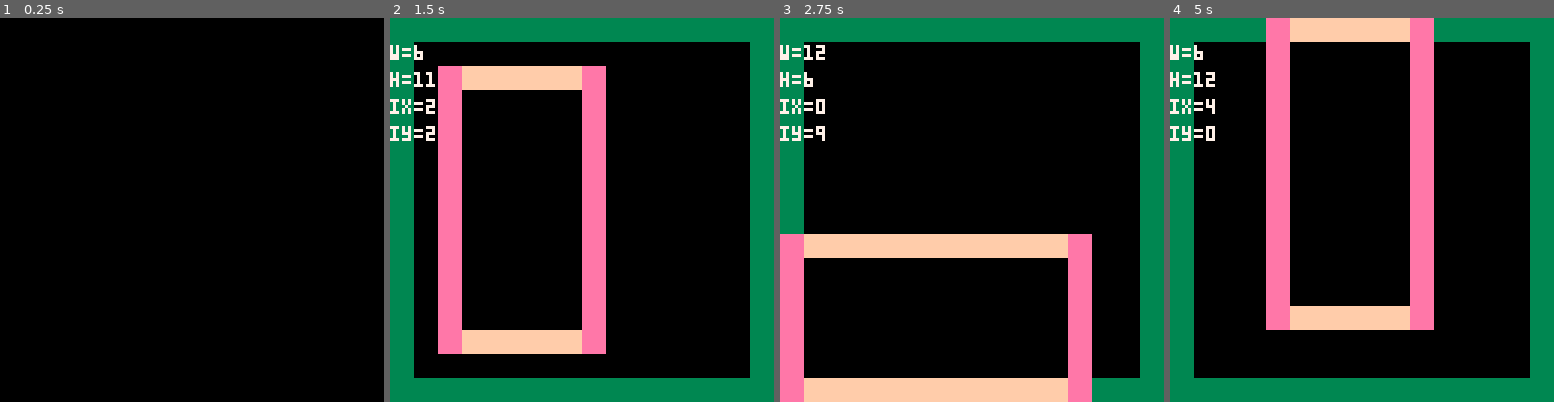
Above: before the commit, frames 1-4 (left to right).
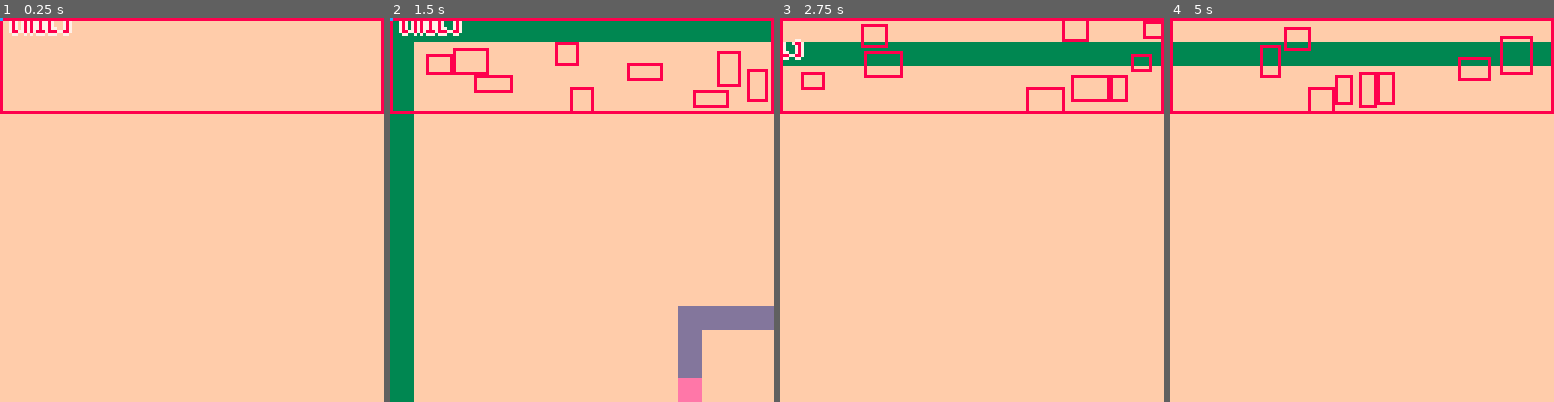
Above: after the commit, the same moments.

Repository: eduszesz/shmup
Game: PICO-8 cartridge rooms.p8
The game is run twice, just before and just after one commit, with the same random seed, the same clock (stepped at 60 frames per second) and the same inputs.
Inputs:
- Up to frame 1 (0.25 s): no input
- Up to frame 2 (1.5 s): tap O (Z key) at 0.7 s
- Up to frame 3 (2.75 s): hold Right 1.6-2.1 s; tap O (Z key) at 1.7, 2.1, 2.5 s; hold Up 2.15-2.42 s; hold Right from 2.47 s (still down)
- Up to frame 4 (5 s): tap O (Z key) every 0.4 s from 2.9 to 4.9 s; release Right at 3.03 s; hold Left 3.08-3.58 s; hold Down 3.63-3.97 s; hold Right 4.02-4.68 s; hold Up from 4.73 s (still down)

The runs differ from the first frame. In frame 1, 100% of the frame differs, in the area x 0-100%, y 0-100%; in frame 2, 86%; in frame 3, 91%; in frame 4, 96%.

Commit message:
p8 file for random level generation experiments

Diff:
--- a/rooms.p8
+++ b/rooms.p8
@@ -3,62 +3,177 @@
 __lua__
 function _init()
 	debug={}
+	rooms={}
+	camx=0
+	camy=0
+	dx=0
+	dy=0
 
 end
 
 function _update()
+	dx=0
+	dy=0
 	if btnp(🅾️) then
-		for x=1,14 do
-			for y=1,14 do
-				mset(x,y,0)
+		clearmap()
+		mkmaze()
+	end
+
+	if btnp(⬆️) then
+		dy=-8
+	end
+	if btnp(⬇️) then
+		dy=8
+	end
+	if btnp(⬅️) then
+		dx=-8
+	end
+	if btnp(➡️) then
+		dx=8
+	end
+	camx+=dx
+	camy+=dy
+
+end
+
+function _draw()
+	cls(15)
+	map()
+	camera(camx,camy)
+	prdebug()
+	drrooms()
+end
+
+function mkmaze()
+	local minrooms=6
+	local maxrooms=13
+	local maxw=12
+	local maxh=12
+	local nrooms=flr(rnd(maxrooms-minrooms))+minrooms
+
+
+	for x=0,127 do
+		mset(x,0,2)
+		mset(x,31,2)
+	end
+	for y=0,31 do
+		mset(0,y,2)
+		mset(127,y,2)
+	end
+	while #rooms<nrooms do
+		for i=1, nrooms-#rooms do
+			local w=maxw-flr(rnd(8))
+			local h=maxh-flr(rnd(8))
+			local ix=flr(rnd(128-w))
+			local iy=flr(rnd(32-h))
+			local r={x=ix,
+												y=iy,
+												x2=w,
+												y2=h,
+												d=false,
+												box={x1=0,y1=0,x2=w,y2=h}}
+
+			add(rooms,r)
+		end
+		for j=1,#rooms do
+			for i=1,#rooms do
+				if j!=i then
+					if coll(rooms[j],rooms[i]) then
+							rooms[j].d=true
+					end
+				end
+			end
+		end
+		for r in all(rooms) do
+			if r.d then
+				del(rooms,r)
 			end
 		end
 
-		for x=0,15 do
-			mset(x,0,2)
-			mset(x,15,2)
-		end
-		for y=0,15 do
-			mset(0,y,2)
-			mset(15,y,2)
-		end
-
-		local w=flr(rnd(8))+6
-		local h=flr(rnd(8))+6
-		local ix=flr(rnd(16-w))
-		local iy=flr(rnd(16-h))
-
-		debug[1]="w="..tostr(w)
-		debug[2]="h="..tostr(h)
-		debug[3]="ix="..tostr(ix)
-		debug[4]="iy="..tostr(iy)
+	end
+	for r in all(rooms) do
+		local ix=r.x
+		local iy=r.y
+		local w=r.x2
+		local h=r.y2
 
 		for x=0,w do
 				mset(x+ix,iy,1)
 				mset(x+ix,iy+h,1)
+				if x==flr(w/2) then
+					mset(x+ix,iy,3)
+					mset(x+ix,iy+h,3)
+				end
 		end
 		for y=0,h do
-				mset(ix,y+iy,3)
-				mset(ix+w,y+iy,3)
+				mset(ix,y+iy,1)
+				mset(ix+w,y+iy,1)
+				if y==flr(h/2) then
+					mset(ix,y+iy,3)
+					mset(ix+w,y+iy,3)
+				end
 		end
 	end
+end
+function clearmap()
+	rooms={}
+	for x=0,127 do
+		for y=0,31 do
+			mset(x,y,0)
+		end
+	end
+end
+function abs_box(s)
+ local box = {}
+ box.x1 = s.box.x1 + s.x
+ box.y1 = s.box.y1 + s.y
+ box.x2 = s.box.x2 + s.x
+ box.y2 = s.box.y2 + s.y
+ return box
 
 end
 
-function _draw()
-	cls()
-	map()
-	for i=1,#debug do
-		print(debug[i],0,i*9,7)
+function coll(a,b)
+
+ local box_a = abs_box(a)
+ local box_b = abs_box(b)
+
+ if box_a.x1 > box_b.x2 or
+    box_a.y1 > box_b.y2 or
+    box_b.x1 > box_a.x2 or
+    box_b.y1 > box_a.y2 then
+    return false
+ end
+ return true
+end
+
+function prdebug()
+	for i=0,#debug do
+		print(debug[i],3,i*9,7)
+		print(debug[i],5,i*9,7)
+		print(debug[i],4,1+i*9,7)
+		print(debug[i],4,-1+i*9,7)
+		print(debug[i],4,i*9,8)
 	end
 end
 
+function drrooms()
+	local x=camx
+	local y=camy
+	rect(x,y,x+127,y+31,8)
+	for r in all(rooms) do
+		local rx=r.x+x
+		local ry=r.y+y
+		rect(rx,ry,rx+r.x2,ry+r.y2,8)
+	end
+	pset(x+flr(x/8),y+flr(y/8),12)
+end
 __gfx__
-00000000ffffffff33333333eeeeeeee000000000000000000000000000000000000000000000000000000000000000000000000000000000000000000000000
-00000000ffffffff33333333eeeeeeee000000000000000000000000000000000000000000000000000000000000000000000000000000000000000000000000
-00700700ffffffff33333333eeeeeeee000000000000000000000000000000000000000000000000000000000000000000000000000000000000000000000000
-00077000ffffffff33333333eeeeeeee000000000000000000000000000000000000000000000000000000000000000000000000000000000000000000000000
-00077000ffffffff33333333eeeeeeee000000000000000000000000000000000000000000000000000000000000000000000000000000000000000000000000
-00700700ffffffff33333333eeeeeeee000000000000000000000000000000000000000000000000000000000000000000000000000000000000000000000000
-00000000ffffffff33333333eeeeeeee000000000000000000000000000000000000000000000000000000000000000000000000000000000000000000000000
-00000000ffffffff33333333eeeeeeee000000000000000000000000000000000000000000000000000000000000000000000000000000000000000000000000
+00000000dddddddd33333333eeeeeeee000000000000000000000000000000000000000000000000000000000000000000000000000000000000000000000000
+00000000dddddddd33333333eeeeeeee000000000000000000000000000000000000000000000000000000000000000000000000000000000000000000000000
+00700700dddddddd33333333eeeeeeee000000000000000000000000000000000000000000000000000000000000000000000000000000000000000000000000
+00077000dddddddd33333333eeeeeeee000000000000000000000000000000000000000000000000000000000000000000000000000000000000000000000000
+00077000dddddddd33333333eeeeeeee000000000000000000000000000000000000000000000000000000000000000000000000000000000000000000000000
+00700700dddddddd33333333eeeeeeee000000000000000000000000000000000000000000000000000000000000000000000000000000000000000000000000
+00000000dddddddd33333333eeeeeeee000000000000000000000000000000000000000000000000000000000000000000000000000000000000000000000000
+00000000dddddddd33333333eeeeeeee000000000000000000000000000000000000000000000000000000000000000000000000000000000000000000000000
